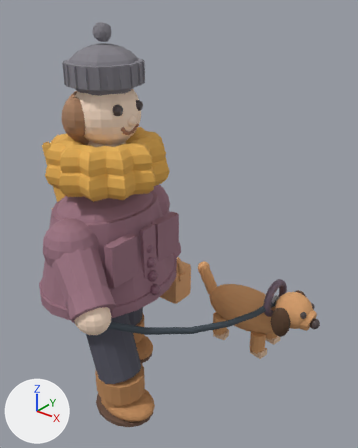
One commit to the glTF model assets/models/09-dog-walker/09-dog-walker.glb: the scene before it, then after it.
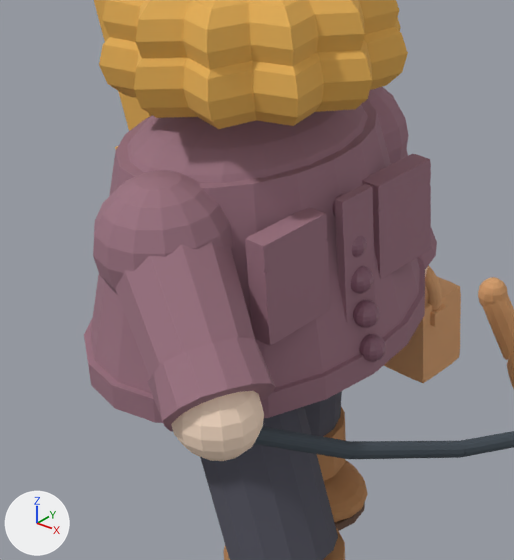
The first picture shows the older version from a 50 mm camera at (1.096, -0.997, 1.33) aimed at (0.181, 0.146, 0.622). The close-ups show the older and then the newer version on the part from 1% to 59% of the width and 33% to 84% of the height of that picture. Only the edits that show in the close-ups are written down. The axes (+X, +Y, +Z) are drawn at lower left. The lights are the same throughout. Where no turn or scale is listed for an object, it has been applied to the vertices.

The first close-up shows 'Bag', 'Button_4', 'Coat', 'CoatHemBand', 'Cuff_R', 'Hand_R', 'Leg_R', 'Placket', 'PocketFlap_L', 'PocketFlap_R', 'Pocket_L', 'Pocket_R', 'ScarfWrap1', 'ScarfWrap2', 'ShoulderCap', 'ShoulderPad_R', 'Sleeve_R' and 20 more.
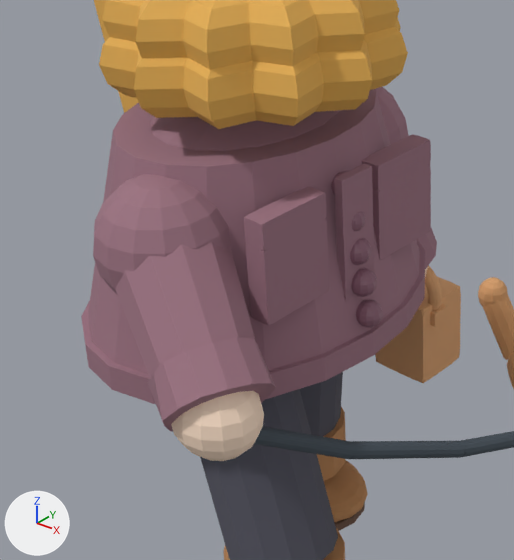
Changed parts and their boxes (x1, y1, x2, y2) in the close-ups (514 x 560 px):
'Coat', moved: before (90, 100, 420, 393); after (88, 89, 420, 374)
'CoatHemBand', moved: before (84, 257, 425, 423); after (81, 239, 425, 404)
'PocketFlap_R', moved: before (245, 207, 327, 272); after (244, 187, 326, 251)
'Pocket_L', moved: before (373, 183, 431, 279); after (373, 164, 431, 260)
'Placket', moved: before (335, 184, 375, 323); after (334, 164, 374, 304)
'PocketFlap_L', moved: before (362, 154, 431, 211); after (362, 134, 431, 191)
'Button_4', moved: before (360, 334, 386, 362); after (356, 299, 383, 328)
'ShoulderCap', unchanged, covered by the edit: before (127, 105, 368, 183); after (150, 110, 340, 150)

What changed in the scene script:
```text
Change ob_coat:
    ob_coat.location: (0.0, 0.0, 0.563) -> (0.0, 0.0, 0.591)
Change ob_coathemband:
    ob_coathemband.location: (0.0, 0.0, 0.428) -> (0.0, 0.0, 0.457)
Change ob_placket:
    ob_placket.location: (0.177, 0.0, 0.55) -> (0.177, 0.0, 0.578)
Change ob_button_4:
    ob_button_4.location: (0.201, 0.0, 0.45) -> (0.197, 0.0, 0.5)
Change ob_pocket_l:
    ob_pocket_l.location: (0.16, 0.1, 0.57) -> (0.16, 0.1, 0.598)
Change ob_pocketflap_l:
    ob_pocketflap_l.location: (0.16, 0.1, 0.637) -> (0.16, 0.1, 0.665)
Change ob_pocketflap_r:
    ob_pocketflap_r.location: (0.16, -0.1, 0.637) -> (0.16, -0.1, 0.665)
```
